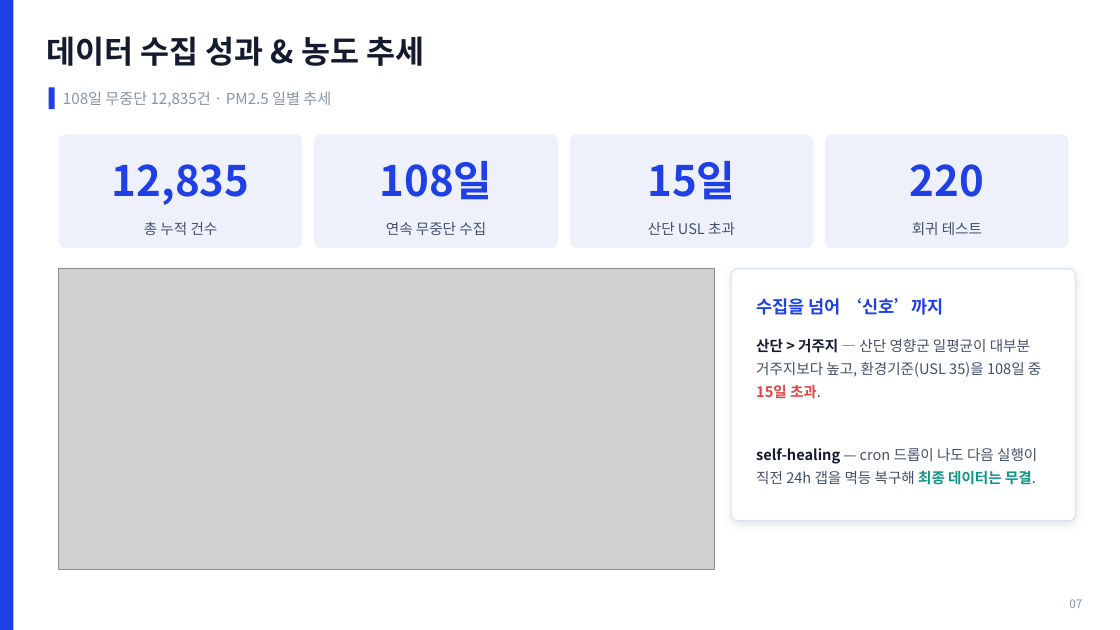
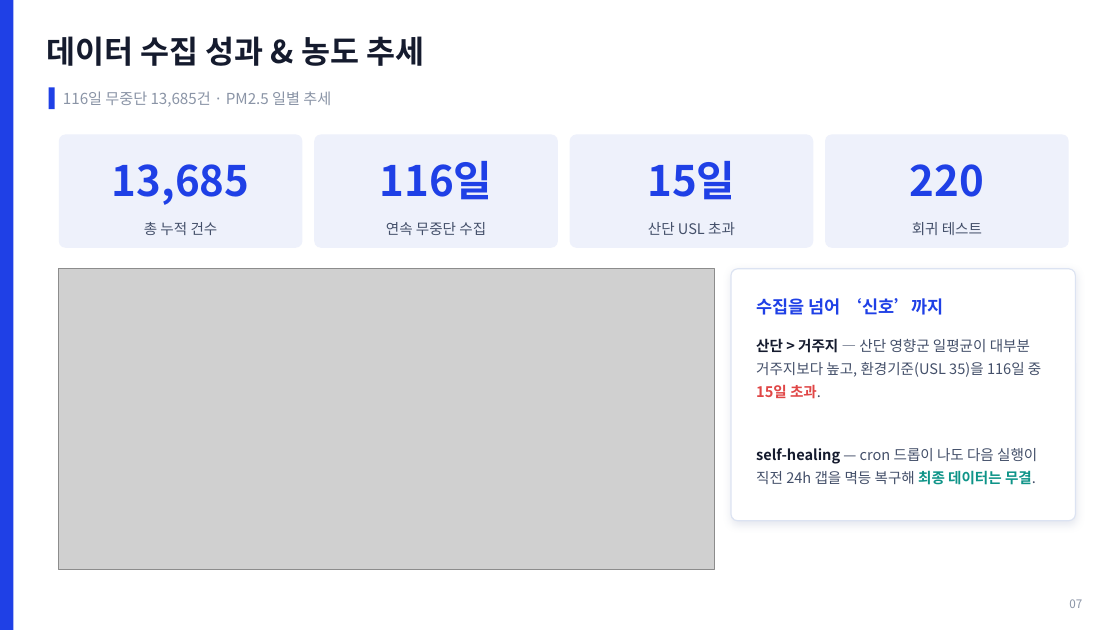
Before and after one commit to robinho0329/chungbuk-air-quality-monitor, a slide deck: slide 8 of reports/portfolio/포트폴리오_충북대기질_SPC.pptx (slide 7 before the commit). Drawn at 1120x630 pixels with LibreOffice and Linux fonts; fonts in the diff are those of the drawing; grey boxes stand for pictures. Boxes give left, top, right and bottom in pixels: in the first picture for what was removed or moved away, otherwise in the second. Text is boxed around its words. In the diff, an @@ line names an element or a change of style, - is before the commit and + after.

```diff
--- a/reports/portfolio/포트폴리오_충북대기질_SPC.pptx
+++ b/reports/portfolio/포트폴리오_충북대기질_SPC.pptx
@@ text at (63, 91, 331, 107): text changed @@
-108일 무중단 12,835건 · PM2.5 일별 추세
+116일 무중단 13,685건 · PM2.5 일별 추세
@@ text at (112, 164, 250, 205): text changed @@
-12,835
+13,685
@@ text at (380, 161, 493, 200): text changed @@
-108일
+116일
@@ text at (756, 338, 1041, 399): text changed @@
-산단 > 거주지 — 산단 영향군 일평균이 대부분 거주지보다 높고, 환경기준(USL 35)을 108일 중 15일 초과.
+산단 > 거주지 — 산단 영향군 일평균이 대부분 거주지보다 높고, 환경기준(USL 35)을 116일 중 15일 초과.
```
Also in this commit, not shown: 7 other slides changed, 2 slides added, 5 other files.
